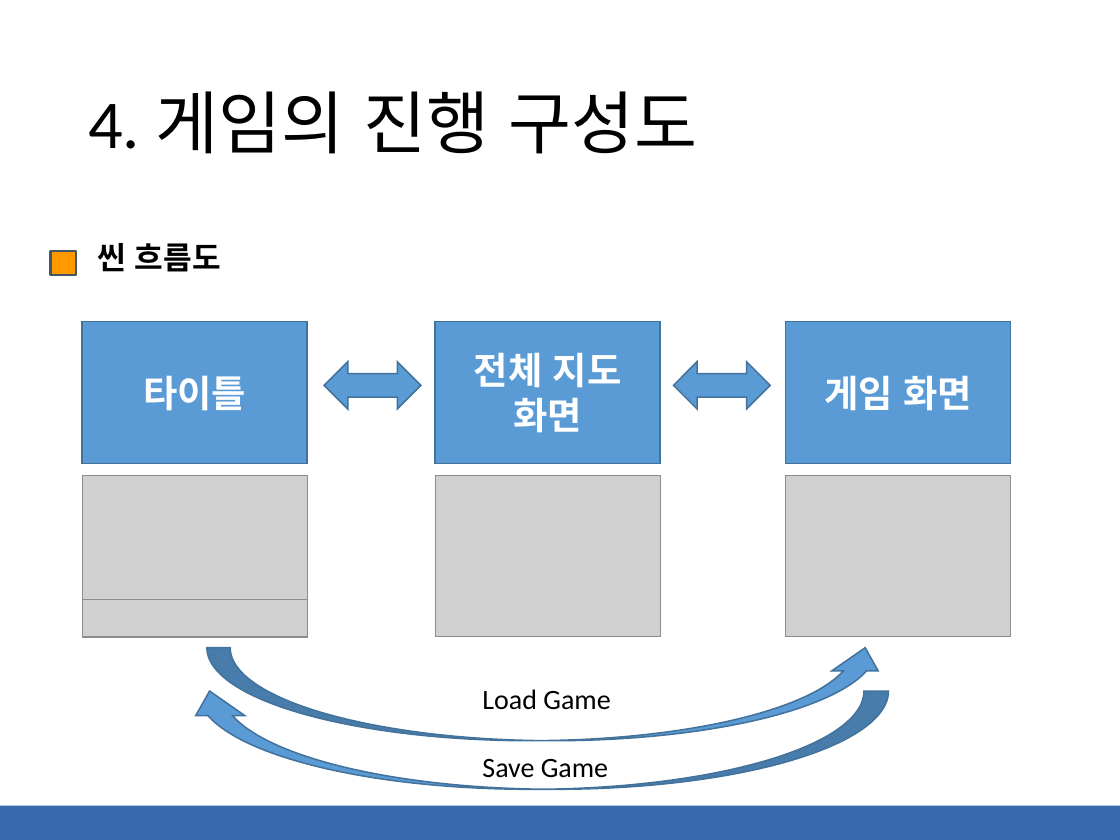
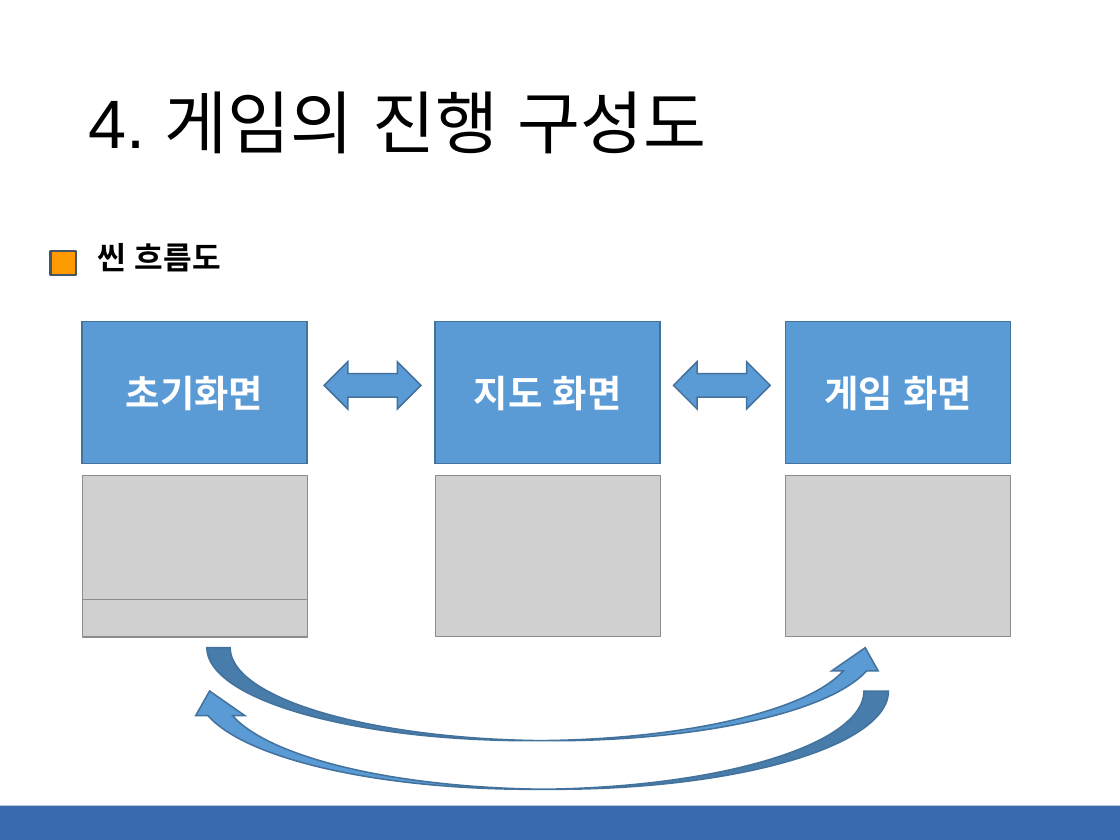
Before and after one commit to kimsibaek/cocos2d-x-work, a slide deck: slide 7 of 0000.Project/게임기획서-스피리추얼 소울2(Spiritual Soul 2).pptx. Drawn at 1120x840 pixels with LibreOffice and Linux fonts; fonts in the diff are those of the drawing; grey boxes stand for pictures. Boxes give left, top, right and bottom in pixels: in the first picture for what was removed or moved away, otherwise in the second. Text is boxed around its words. In the diff, an @@ line names an element or a change of style, - is before the commit and + after.

```diff
--- a/0000.Project/게임기획서-스피리추얼 소울2(Spiritual Soul 2).pptx
+++ b/0000.Project/게임기획서-스피리추얼 소울2(Spiritual Soul 2).pptx
@@ title "4. 게임의 진행 구성도" at <box>88,91,706,154</box>: font Calibri to Arial @@
@@ text in rectangle at <box>126,375,263,411</box>: text changed; font Calibri to Arial @@
-타이틀
+초기화면
@@ text in rectangle at <box>474,375,622,411</box>: text changed; font Calibri to Arial @@
-전체 지도 화면
+지도 화면
@@ text removed at <box>482,689,610,710</box> @@
-Load Game
@@ text removed at <box>482,759,608,778</box> @@
-Save Game
```
Also in this commit, not shown: 16 other slides changed, 6 slides added, 2 slides removed.
